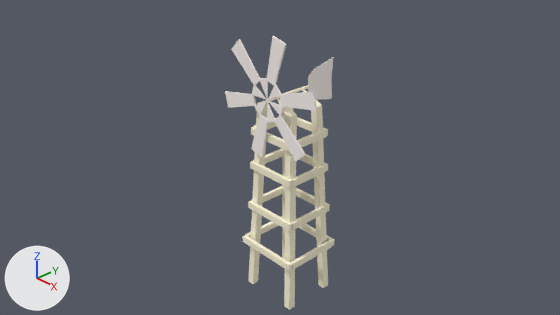
A saved change to the Blender file Content/New 3D Models/windmill.blend.
One viewpoint serves both versions: the file's camera 'Camera'. Every picture has the same lights, and +X, +Y and +Z are marked at lower left.
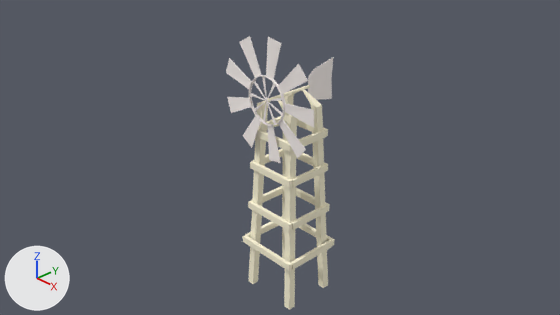
Changed parts and their boxes (x1, y1, x2, y2) in the pictures (560 x 315 px):
'Circle', added: after (226, 36, 314, 163)
'Plane', deleted: before (225, 36, 317, 162)

The change, as a diff of the scene's bpy script:
```diff
--- a/Content/New 3D Models/windmill.blend.py
+++ b/Content/New 3D Models/windmill.blend.py
@@ me_circle @@
+me_circle.from_pydata(...)  # 317 vertices, 396 faces; spans x -2.47..2.51, y -2.53..2.53, z 0.0..0.12
+me_circle.materials.append(mat_material_001)  # white #fff8f4
@@ ob_plane @@
-ob_plane = bpy.data.objects.new('Plane', me_plane)
-ob_plane.location = (0.002, -0.465, 3.73)
-ob_plane.rotation_euler = (-1.571, 0.0, 0.0)  # degrees (-90, 0, 0)
-ob_plane.scale = (0.138, 0.775, 0.289)
@@ ob_circle @@
+ob_circle = bpy.data.objects.new('Circle', me_circle)
+ob_circle.location = (-0.004, -0.504, 3.717)
+ob_circle.rotation_euler = (-1.571, 0.0, 0.0)  # degrees (-90, 0, 0)
+ob_circle.scale = (0.395, 0.395, 0.395)
```
